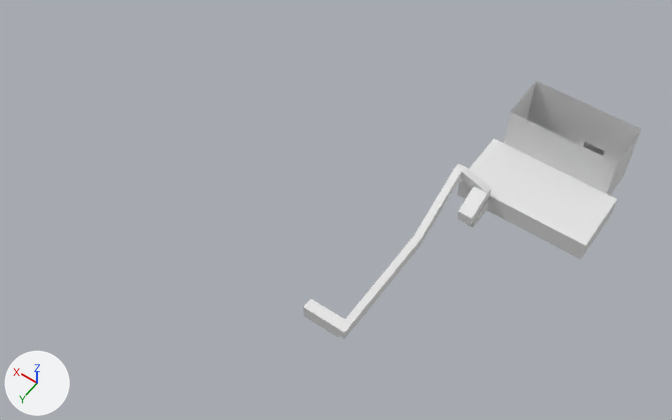
Renders of the Blender file assets-src/maps/map.blend from each side of a commit.
The view is the same before and after, from a 50 mm lens placed at (-46.1, 177.8, 190.8), pointed at (43.3, 52.7, -5.9). Lighting does not change. The marker at lower left points along +X, +Y and +Z. The first picture is the older version.

Objects in the first picture: 'map'.
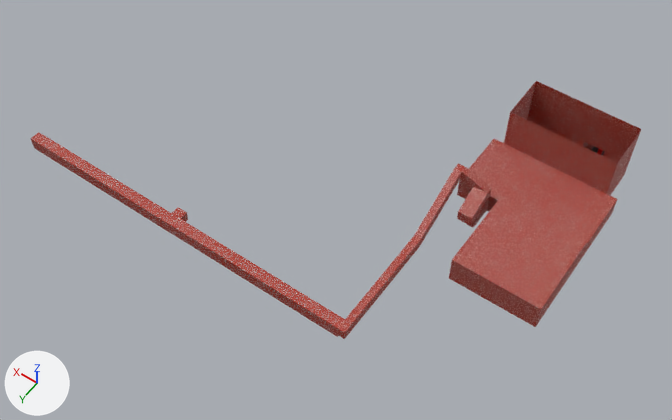
Changed parts and their boxes (x1, y1, x2, y2) in the pictures (672 x 420 px):
'map', reshaped (80% wider): before (303, 81, 641, 339); after (31, 81, 641, 339)
part 1 of me_cube, built on: before (303, 307, 339, 337); after (31, 132, 339, 337)
part 2 of me_cube, built on: before (487, 189, 556, 241); after (449, 189, 587, 327)
part 3 of me_cube, recoloured (white to brown): (304, 81, 641, 339) in both
part 4 of me_cube, recoloured: (591, 146, 604, 156) in both

Edits to the bpy script that builds the scene:
```text
Add img_brick_png:
    img_brick_png = load_image('brick.png', '../../assets/textures/brick.png', 256, 256, 'sRGB')
Add img_pavement_png:
    img_pavement_png = load_image('pavement.png', '../../assets/textures/pavement.png', 256, 256, 'sRGB')
Add img_checkmate_png:
    img_checkmate_png = load_image('checkmate.png', '../../assets/textures/checkmate.png', 256, 256, 'sRGB')
Add mat_brick_png:
    mat_brick_png = principled_material('brick.png')
    mat_brick_png.texture = img_brick_png
Add mat_pavement_png:
    mat_pavement_png = principled_material('pavement.png')
    mat_pavement_png.texture = img_pavement_png
Add mat_checkmate_png:
    mat_checkmate_png = principled_material('checkmate.png')
    mat_checkmate_png.texture = img_checkmate_png
Change me_cube:
    used by ob_map; location = (0.0, 0.0, 0.0)
    remove me_cube.from_pydata(...)  # 914 vertices, 952 faces, 1 loose edge; spans x -18.0..29.0, y -10.0..86.0, z -2.1..17.0
    add me_cube.from_pydata(...)  # 1157 vertices, 1213 faces; spans x -18.0..122.0, y -10.0..86.0, z -2.0..17.0
    me_cube part 1: 8 vertices moved from x 19.0..26.0, y 83.0..86.0, z -2.1 to x 19.0..26.0, y 83.0..86.0, z -2.0; 2 vertices removed from x 29.0, y 83.0..86.0, z -2.1; 222 vertices added at x 26.0..122.0, y 80.0..86.0, z -2.0..2.0
    me_cube part 2: 7 vertices removed from x -2.0..2.0, y 33.0, z -1.0..5.0; 30 vertices added at x -18.0..6.0, y 33.0..57.0, z -1.0..7.0
    me_cube part 3: 883 faces spanning x -18.0..29.0, y -10.0..86.0, z -2.0..17.0 switch from mat_anvil_unassigned (white #e7e7e7) to mat_brick_png (picture img_brick_png)
    me_cube part 4: 43 faces spanning x -8.0..1.0, y -10.0..1.0, z -2.0..0.0 switch from mat_anvil_unassigned (white #e7e7e7) to mat_pavement_png (picture img_pavement_png)
    add me_cube.materials.append(mat_checkmate_png)  # picture img_checkmate_png
```
